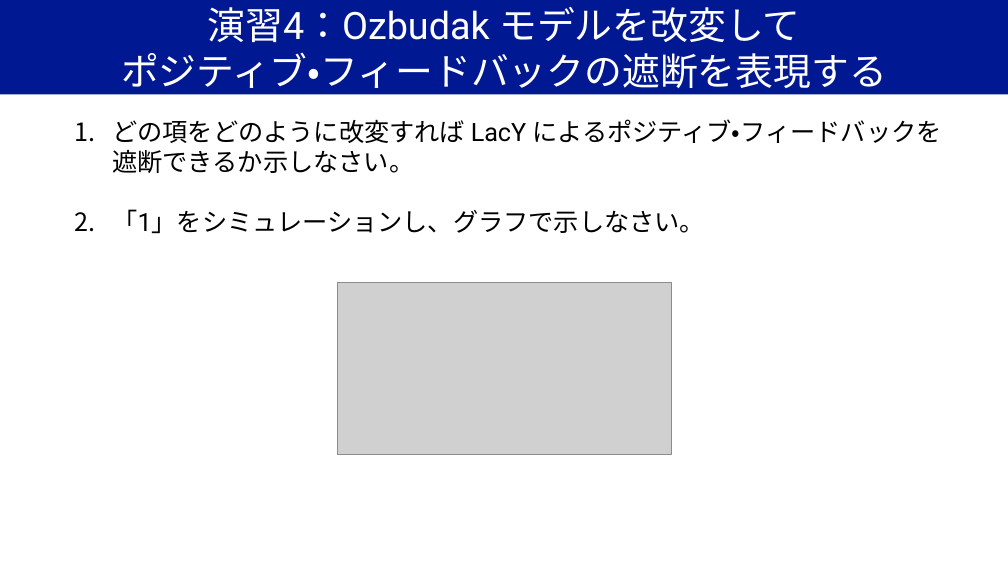
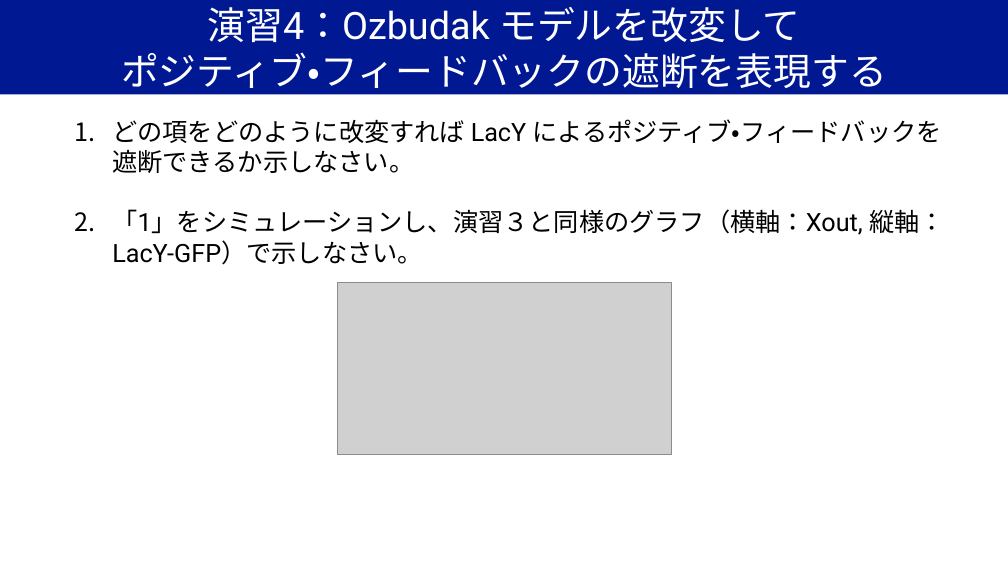
Before and after one commit to YugiLab/Lectures, a slide deck: slide 24 of DS2_2026/Day2/yugi_lecture2_bistability.pptx. Drawn at 1008x567 pixels with LibreOffice and Linux fonts; fonts in the diff are those of the drawing; grey boxes stand for pictures. Boxes give left, top, right and bottom in pixels: in the first picture for what was removed or moved away, otherwise in the second. Text is boxed around its words. In the diff, an @@ line names an element or a change of style, - is before the commit and + after.

```diff
--- a/DS2_2026/Day2/yugi_lecture2_bistability.pptx
+++ b/DS2_2026/Day2/yugi_lecture2_bistability.pptx
@@ text at box(112, 209, 945, 265): text changed @@
-2. 「1」をシミュレーションし、グラフで示しなさい。
+2. 「1」をシミュレーションし、演習３と同様のグラフ（横軸：Xout, 縦軸：LacY-GFP）で示しなさい。
```
Also in this commit, not shown: 3 other slides changed, 1 other file.
